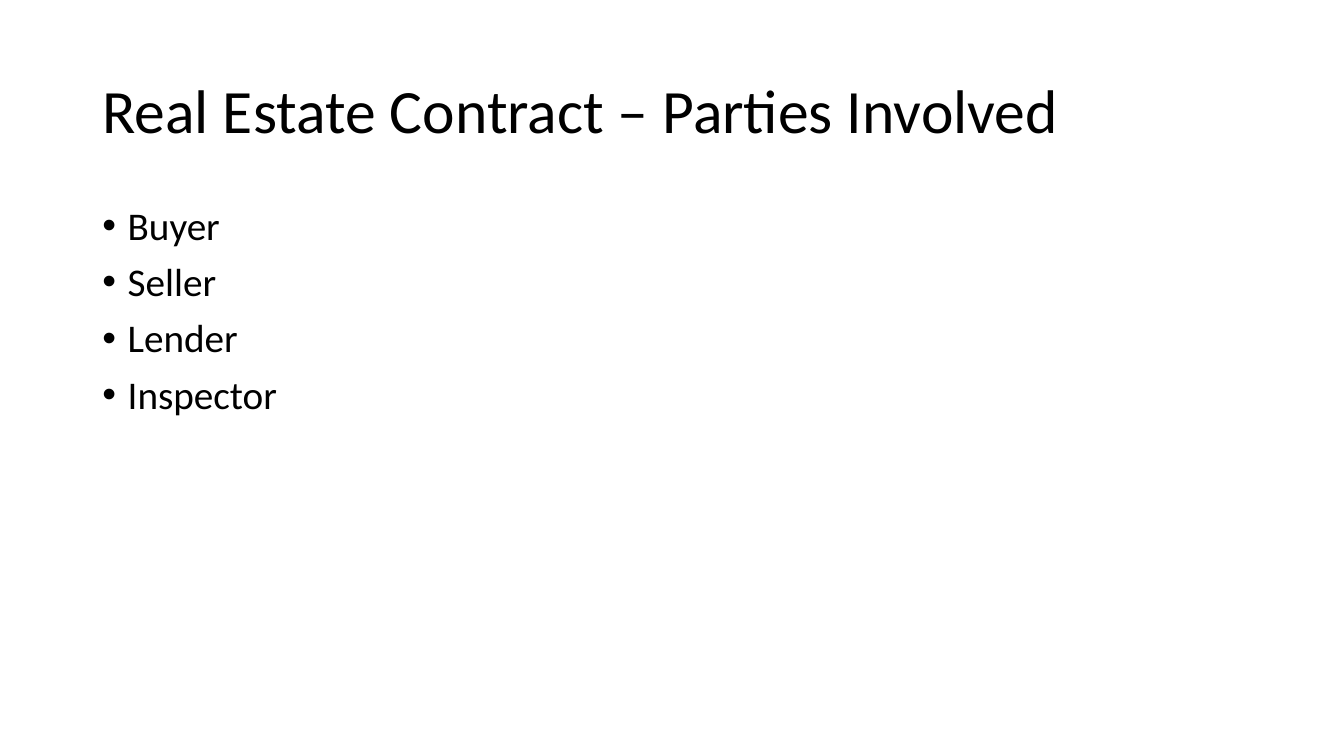
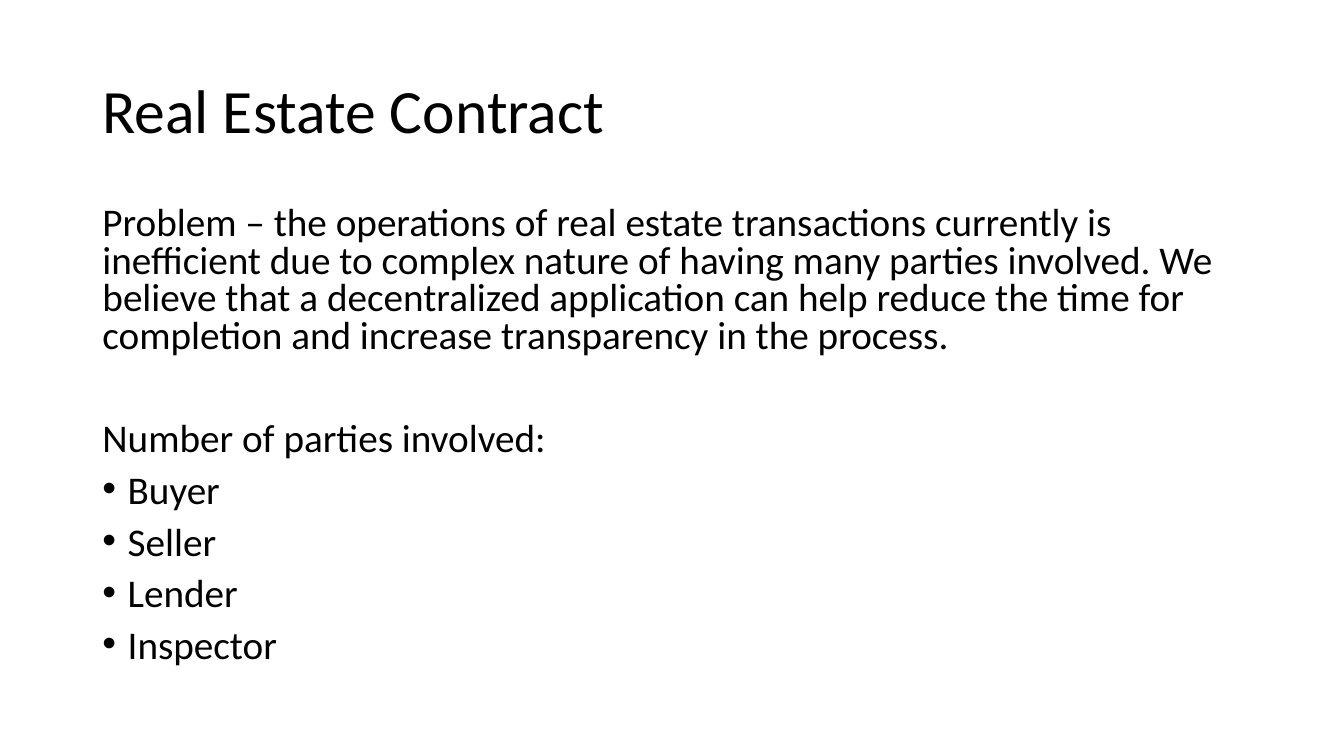
Before and after one commit to kevinclee26/decentralized_property_sale, a slide deck: slide 1 of images/property_sale.pptx. Drawn at 1344x756 pixels with LibreOffice and Linux fonts; fonts in the diff are those of the drawing. Boxes give left, top, right and bottom in pixels: in the first picture for what was removed or moved away, otherwise in the second. Text is boxed around its words. In the diff, an @@ line names an element or a change of style, - is before the commit and + after.

```diff
--- a/images/property_sale.pptx
+++ b/images/property_sale.pptx
@@ title at bbox=[102, 90, 604, 134]: text changed @@
-Real Estate Contract – Parties Involved
+Real Estate Contract
@@ text at bbox=[102, 208, 1212, 459]: paragraphs added @@
+Problem – the operations of real estate transactions currently is inefficient due to complex nature of having many parties involved. We believe that a decentralized application can help reduce the time for completion and increase transparency in the process.
+Number of parties involved:
@@ text at bbox=[128, 479, 277, 666]: line spacing 0.9 to 0.8 @@
```
Also in this commit, not shown: 1 other slide changed, 1 slide added, 1 other file.
